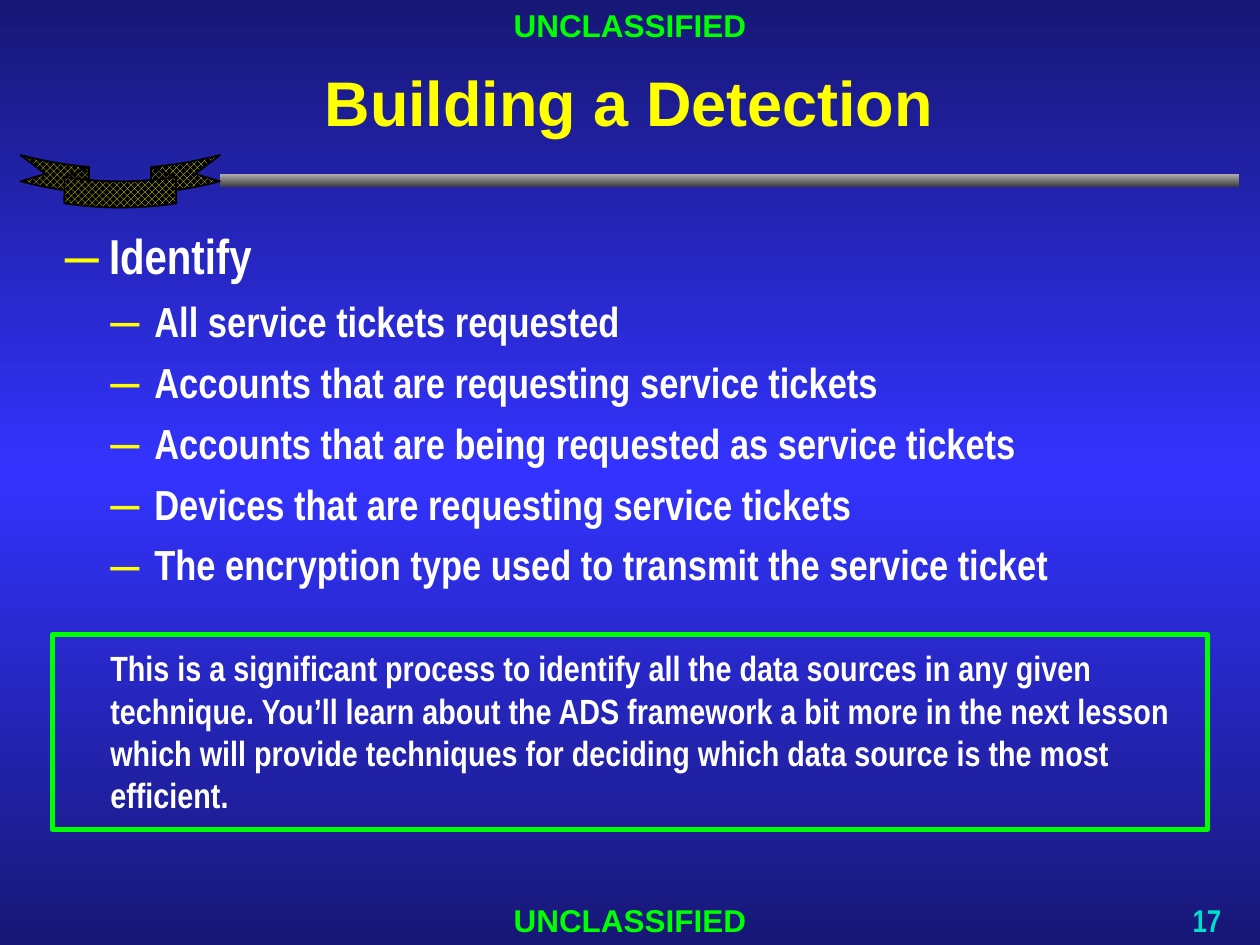
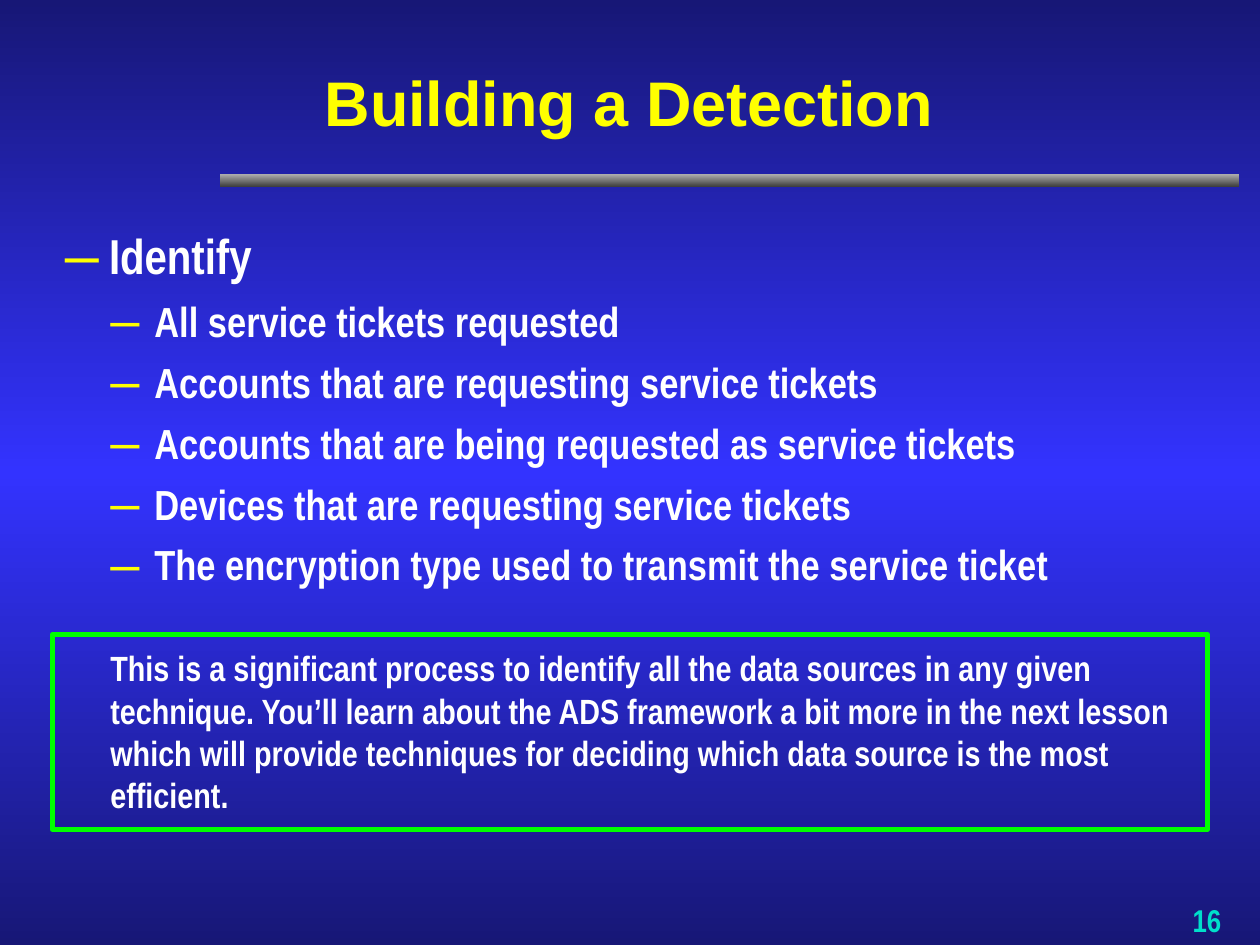
Before and after one commit to blue-armory/presentations, a slide deck: slide 17 of Detection_Analysis_Pivoting.pptx (slide 18 before the commit). Drawn at 1260x945 pixels with LibreOffice and Linux fonts; fonts in the diff are those of the drawing; background and template pictures are left out. Boxes give left, top, right and bottom in pixels: in the first picture for what was removed or moved away, otherwise in the second. Text is boxed around its words. In the diff, an @@ line names an element or a change of style, - is before the commit and + after.

```diff
--- a/Detection_Analysis_Pivoting.pptx
+++ b/Detection_Analysis_Pivoting.pptx
@@ text removed at <box>514,15,747,38</box> @@
-UNCLASSIFIED
@@ ellipse ribbon removed at <box>20,155,219,208</box> @@
@@ text removed at <box>514,910,747,933</box> @@
-UNCLASSIFIED
@@ page number at <box>1193,910,1222,933</box>: text changed @@
-17
+16
```
Also in this commit, not shown: 50 other slides changed, 3 slides added, 4 slides removed, 3 other files.
